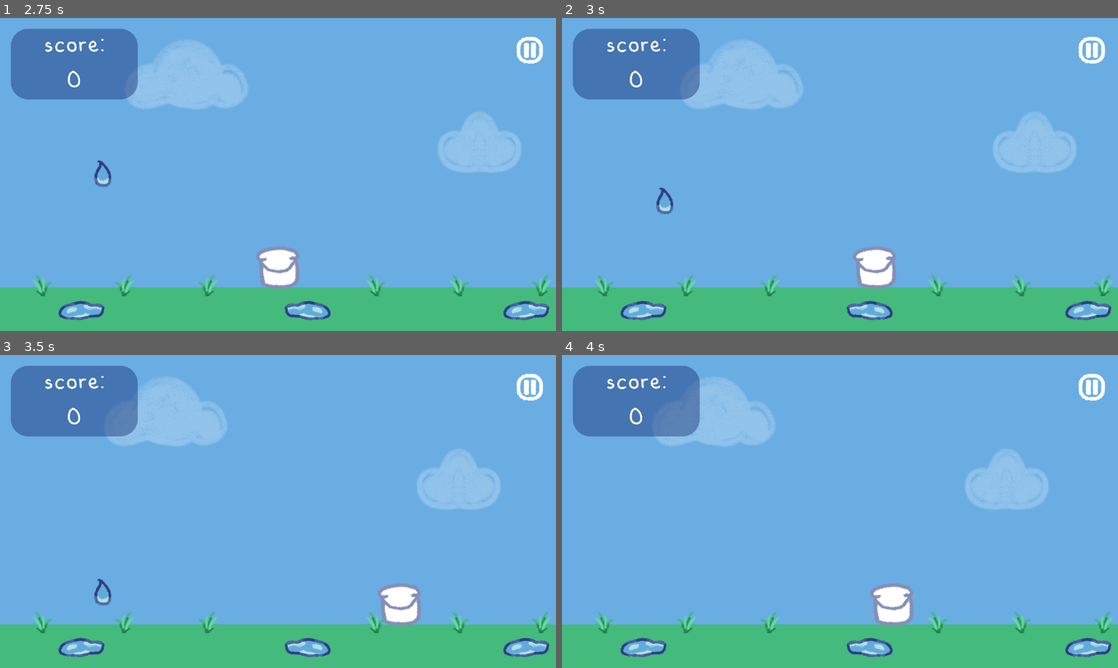
Above: before the commit, frames 1-4 (two rows, left to right).
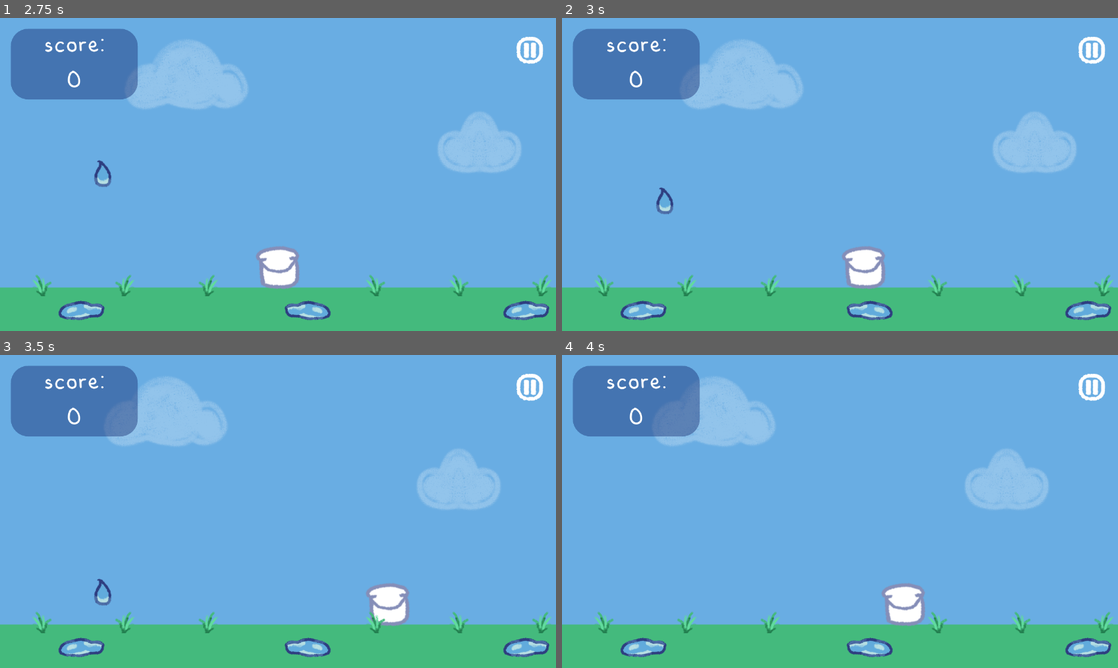
Above: after the commit, the same moments.

Repository: wutdahack/Drop
Game: Godot game, scene res://scenes/Game.tscn
The game is run twice, just before and just after one commit, with the same random seed, the same clock (stepped at 60 frames per second) and the same inputs. Sound files missing from this copy of the repository are replaced by a short silence.
Inputs (mouse positions are in pixels of both pictures, inside the frame that each line leads up to):
- Up to frame 1 (2.75 s): click (278, 252) at 0.5 s; click (528, 49) at 1.25 s; click (278, 252) at 2 s
- Up to frame 2 (3 s): hold Right (move_right) from 2.78 s (still down)
- Up to frame 3 (3.5 s): keep holding Right (move_right)
- Up to frame 4 (4 s): release Right (move_right) at 3.53 s; hold Left (move_left) from 3.53 s (still down)

Frame 1 is identical in both runs. In frame 2, 0.8% of the frame differs, in the area x 50-61%, y 72-87%; in frame 3, 0.8%; in frame 4, 0.8%, in the area x 55-66%, y 72-87%.

Commit message:
adding gradual increase and decrease in speed
also removing unnecessary comments and code

Diff:
--- a/scripts/Clouds.gd
+++ b/scripts/Clouds.gd
@@ -1,4 +1,4 @@
 extends Sprite
 
 func _ready():
-	get_node("AnimationPlayer").play("move") # Replace with function body.
+	get_node("AnimationPlayer").play("move")
--- a/scripts/CollectsWater.gd
+++ b/scripts/CollectsWater.gd
@@ -10,11 +10,11 @@
 func _physics_process(_delta: float) -> void:
 
 	if Input.is_action_pressed("move_left"):
-		velocity.x = -speed
+		velocity.x = lerp(velocity.x, -speed, 0.2) # lerp here makes the item gradually speed up
 	elif Input.is_action_pressed("move_right"):
-		velocity.x = speed
+		velocity.x = lerp(velocity.x, speed, 0.2)
 	else:
-		velocity.x = 0
+		velocity.x = lerp(velocity.x, 0, 0.2) # lerp makes the item gradually stop
 
 	velocity.y += gravity
 
--- a/scripts/Game.gd
+++ b/scripts/Game.gd
@@ -1,15 +1,15 @@
 extends Node2D
 
 var rng: RandomNumberGenerator = RandomNumberGenerator.new()
-var hasUpdatedScoreForFirstTime: bool = false
 onready var rainDropScene: PackedScene = preload("res://scenes/RainDrop.tscn")
 onready var bucketScene: PackedScene = preload("res://scenes/Bucket.tscn")
 onready var bucket: CollectsWater = bucketScene.instance()
 onready var screen: Rect2 = get_tree().get_root().get_visible_rect()
 onready var dropTimer: Timer = Timer.new()
 
+# onready variables are initialised after the ready method is called
+
 class_name Game
-# onready variables are initialised after the ready method is called
 
 func _ready():
 	setup_player(bucket)
--- a/scripts/HUD.gd
+++ b/scripts/HUD.gd
@@ -12,5 +12,5 @@
 func _on_PauseButton_pressed():
 	pauseScreenScene = load("res://scenes/PauseScreen.tscn") # load scene in signal so that the scene won't be null after it's deleted
 	pauseScreen = pauseScreenScene.instance()
-	add_child(pauseScreen) # pause screen will show up
-	get_tree().set_pause(true) # pause game
+	add_child(pauseScreen)
+	get_tree().set_pause(true)
--- a/scripts/PauseScreen.gd
+++ b/scripts/PauseScreen.gd
@@ -1,10 +1,10 @@
 extends Control
 
 func _on_ResetButton_pressed():
-	GlobalVariables.resetScore() # reset collectedDrops
-	get_tree().set_pause(false) # unpause game
-	queue_free() # delete pause screen
+	GlobalVariables.resetScore()
+	get_tree().set_pause(false)
+	queue_free()
 
 func _on_PlayButton_pressed():
-	get_tree().set_pause(false) # unpause game
-	queue_free() # delete pause screen
+	get_tree().set_pause(false)
+	queue_free()
--- a/scripts/SkyBase.gd
+++ b/scripts/SkyBase.gd
@@ -5,10 +5,5 @@
 onready var screen: Rect2 = get_tree().get_root().get_visible_rect()
 var colour: Color
 
-# Called when the node enters the scene tree for the first time.
-func _ready():
-	pass # Replace with function body.!= null
-
-
 func _draw():
 	draw_rect(Rect2(screen.position, screen.size), colour)
